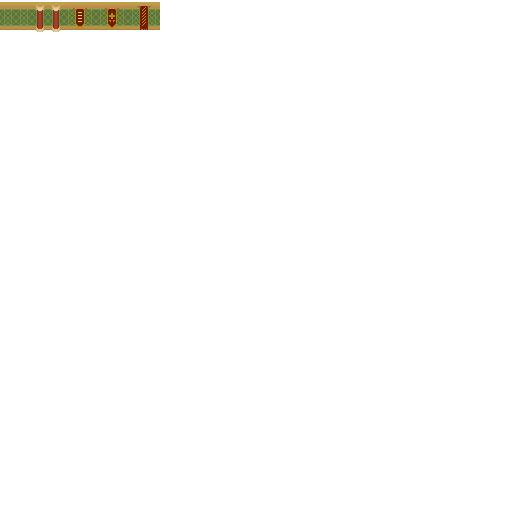
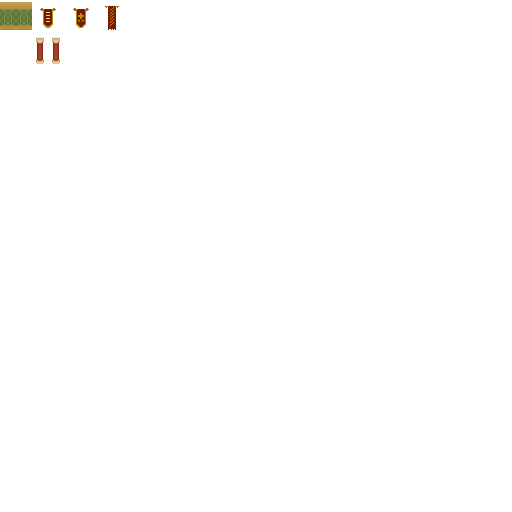
Layers edited between the first and the second 512×512 image:
added group "Decorations" with 5 layers in group "wall" over (36, 6, 119, 64)
moved "wall-pillars" into group "Decorations", painted on it over (32, 2, 64, 64)
moved "banners" into group "Decorations" over (40, 2, 160, 30)
painted on "wall-banner-1" over (40, 2, 96, 30)
painted on "wall-banner-2" over (73, 2, 128, 30)
painted on "wall-banner-3" over (105, 2, 160, 30)
